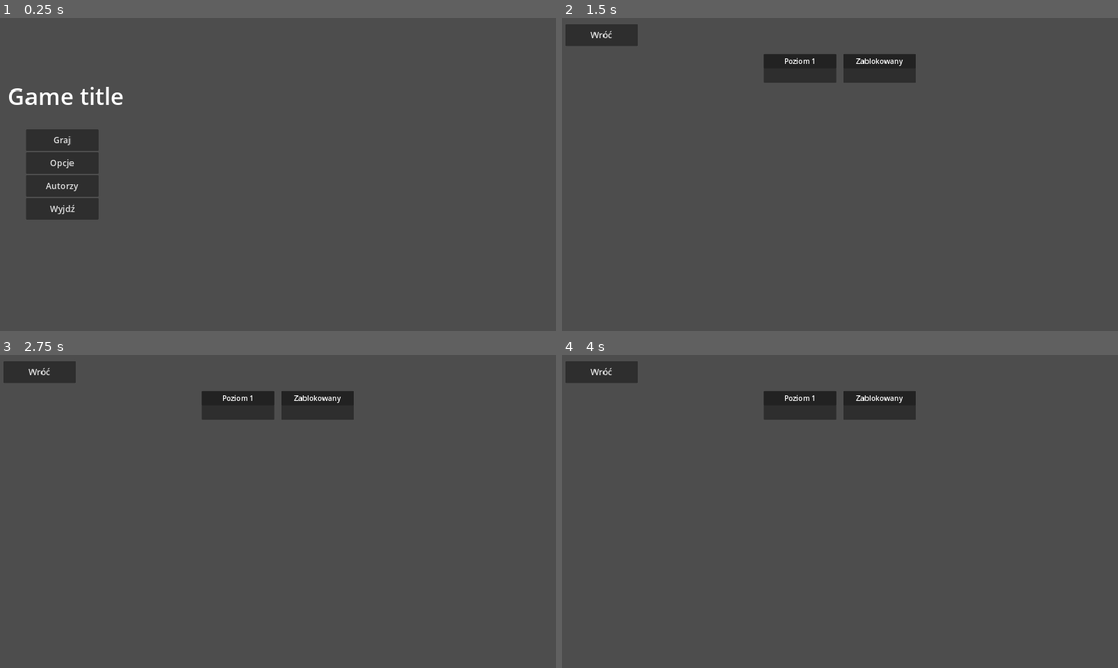
Above: before the commit, frames 1-4 (two rows, left to right).
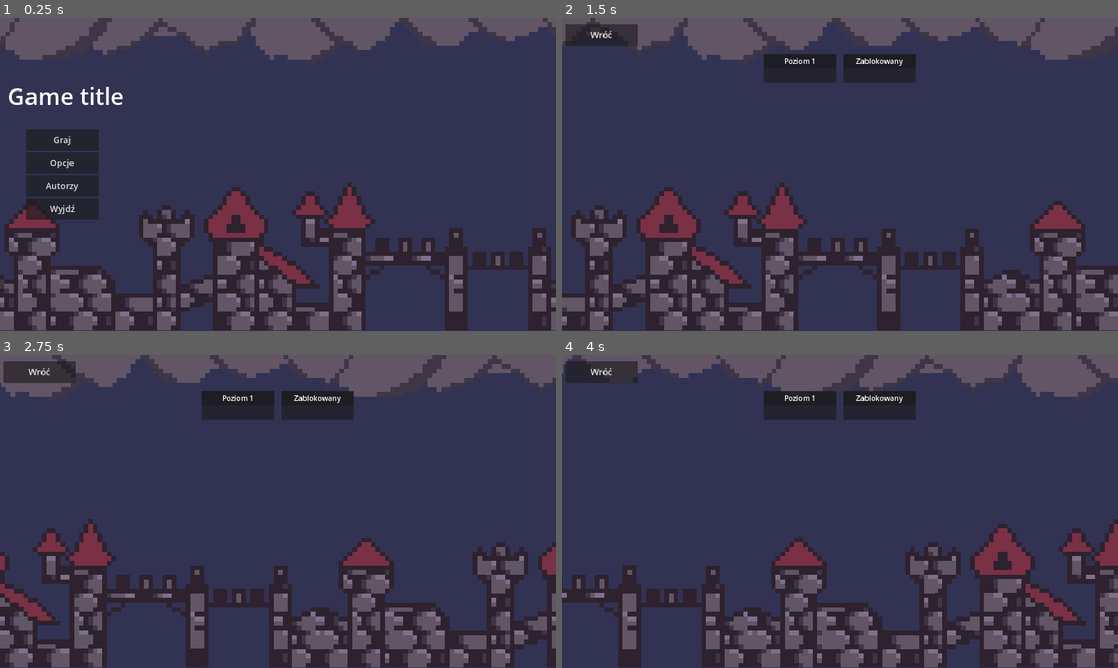
Above: after the commit, the same moments.

Repository: lolo111channel/GodocikJam
Game: Godot game, scene res://Levels/main_menu.tscn
Two runs of this game, one before a commit and one after it. Both use one fixed random seed, a clock stepped at 60 frames per second and the inputs below. The engine's default icon, where the game draws it, is replaced by a stand-in: a white triangle on a blue panel in a dark square.
Inputs (mouse positions are in pixels of both pictures, inside the frame that each line leads up to):
- Up to frame 1 (0.25 s): no input
- Up to frame 2 (1.5 s): click "Graj" at 0.5 s; move the mouse to (962, 158) at 1.27 s; click (962, 158) at 1.35 s
- Up to frame 3 (2.75 s): move the mouse to (166, 527) at 2.02 s; hold Down (ui_down) from 2.03 s (still down); click (166, 527) at 2.1 s
- Up to frame 4 (4 s): move the mouse to (895, 442) at 2.77 s; release Down (ui_down) at 2.78 s; click (895, 442) at 2.85 s; move the mouse to (812, 574) at 3.52 s; click (812, 574) at 3.6 s

The runs differ from the first frame. In frame 1, 79% of the frame differs, in the area x 0-100%, y 1-100%; in frame 2, 81%; in frame 3, 81%; in frame 4, 81%.

Commit message:
background and level 1

Diff:
--- a/Levels/level_1.tscn
+++ b/Levels/level_1.tscn
@@ -1,5 +1,6 @@
-[gd_scene load_steps=9 format=3 uid="uid://ba7uom1cv6ikp"]
+[gd_scene load_steps=13 format=3 uid="uid://ba7uom1cv6ikp"]
 
+[ext_resource type="Texture2D" uid="uid://edcyd53huhkk" path="res://Graphics/WallAtlas.png" id="1_hbo0p"]
 [ext_resource type="PackedScene" uid="uid://d0oscsv4gu6c3" path="res://Scripts/UI/GameOver/game_over.tscn" id="1_k522p"]
 [ext_resource type="PackedScene" uid="uid://d3tu0eht833vc" path="res://Scripts/UI/Win/win.tscn" id="2_l6tgx"]
 [ext_resource type="PackedScene" uid="uid://dawl00g8smvqm" path="res://Scripts/Player/player.tscn" id="3_1dhmq"]
@@ -8,10 +9,41 @@
 [ext_resource type="Texture2D" uid="uid://7bdr268v62ct" path="res://Graphics/MirrorMiddle.png" id="5_ffa4p"]
 [ext_resource type="Texture2D" uid="uid://cyicbxab7swa3" path="res://Graphics/MirrorBottom.png" id="6_15oo8"]
 
+[sub_resource type="TileSetAtlasSource" id="TileSetAtlasSource_eqy8o"]
+texture = ExtResource("1_hbo0p")
+0:0/0 = 0
+1:0/0 = 0
+2:0/0 = 0
+4:0/0 = 0
+0:1/0 = 0
+1:1/0 = 0
+2:1/0 = 0
+4:1/0 = 0
+0:2/0 = 0
+1:2/0 = 0
+2:2/0 = 0
+4:2/0 = 0
+0:4/0 = 0
+1:4/0 = 0
+2:4/0 = 0
+4:4/0 = 0
+
+[sub_resource type="TileSet" id="TileSet_d080w"]
+sources/0 = SubResource("TileSetAtlasSource_eqy8o")
+
 [sub_resource type="RectangleShape2D" id="RectangleShape2D_gyssb"]
 size = Vector2(19, 631)
 
+[sub_resource type="RectangleShape2D" id="RectangleShape2D_k2m5g"]
+size = Vector2(1534, 397)
+
 [node name="Level1" type="Node2D"]
+
+[node name="TileMap" type="TileMap" parent="."]
+scale = Vector2(8, 8)
+tile_set = SubResource("TileSet_d080w")
+format = 2
+layer_0/tile_data = PackedInt32Array(65548, 131072, 0, 131084, 262144, 1, 196620, 262144, 1, 262156, 262144, 1, 327692, 262144, 1, 393228, 262144, 1, 458764, 131072, 2, 458763, 65536, 4, 458762, 65536, 4, 458761, 65536, 4, 458760, 65536, 4, 458759, 65536, 4, 458758, 65536, 4, 458757, 65536, 4, 458756, 65536, 4, 458755, 65536, 4, 458754, 65536, 4, 458753, 0, 2, 393217, 262144, 1, 327681, 262144, 1, 262145, 262144, 1, 196609, 262144, 1, 131073, 262144, 1, 65537, 0, 0, 65538, 65536, 4, 65539, 65536, 4, 65540, 65536, 4, 65541, 65536, 4, 65542, 65536, 4, 65543, 65536, 4, 65544, 65536, 4, 65545, 65536, 4, 65546, 65536, 4, 65547, 65536, 4)
 
 [node name="CanvasLayer" type="CanvasLayer" parent="." groups=["UI"]]
 
@@ -22,9 +54,10 @@
 visible = false
 
 [node name="Player" parent="." instance=ExtResource("3_1dhmq")]
-position = Vector2(328, 395)
+position = Vector2(371, 494)
 
 [node name="BounceWall" type="StaticBody2D" parent="." groups=["BounceWall"]]
+visible = false
 position = Vector2(1859, 303)
 
 [node name="Sprite2D" type="Sprite2D" parent="BounceWall"]
@@ -57,4 +90,27 @@
 shape = SubResource("RectangleShape2D_gyssb")
 
 [node name="Enemy" parent="." instance=ExtResource("4_cr3hb")]
-position = Vector2(1309, 245)
+position = Vector2(1321, 545)
+
+[node name="Camera2D" type="Camera2D" parent="."]
+position = Vector2(875, 545)
+
+[node name="Wall" type="StaticBody2D" parent="." groups=["None"]]
+
+[node name="CollisionShape2D" type="CollisionShape2D" parent="Wall"]
+position = Vector2(892, 1098)
+shape = SubResource("RectangleShape2D_k2m5g")
+
+[node name="CollisionShape2D2" type="CollisionShape2D" parent="Wall"]
+position = Vector2(904, 57)
+shape = SubResource("RectangleShape2D_k2m5g")
+
+[node name="CollisionShape2D3" type="CollisionShape2D" parent="Wall"]
+position = Vector2(53, 336)
+rotation = 1.57079
+shape = SubResource("RectangleShape2D_k2m5g")
+
+[node name="CollisionShape2D4" type="CollisionShape2D" parent="Wall"]
+position = Vector2(1741, 372)
+rotation = 1.57079
+shape = SubResource("RectangleShape2D_k2m5g")
--- a/Levels/main_menu.tscn
+++ b/Levels/main_menu.tscn
@@ -1,10 +1,112 @@
-[gd_scene load_steps=4 format=3 uid="uid://drs0xtmvvh08m"]
+[gd_scene load_steps=11 format=3 uid="uid://drs0xtmvvh08m"]
 
 [ext_resource type="Script" path="res://Scripts/UI/MainMenu/MainMenu.gd" id="1_s8s0s"]
+[ext_resource type="Texture2D" uid="uid://ornkt6vqwcot" path="res://Graphics/MenuBackgroundBuildings.png" id="1_xbn36"]
 [ext_resource type="Script" path="res://Scripts/UI/LevelsSelector/LevelsSelector.gd" id="2_72fx4"]
+[ext_resource type="Texture2D" uid="uid://cc5xn7csq4ysd" path="res://Graphics/MenuBackgroundClouds.png" id="2_hv64b"]
 [ext_resource type="PackedScene" uid="uid://bk3ds2jqfeeci" path="res://Scripts/UI/LevelsSelector/level_button.tscn" id="3_0id4f"]
+[ext_resource type="Script" path="res://Scripts/MainMenuCamera.gd" id="6_8r0v4"]
+
+[sub_resource type="StyleBoxFlat" id="StyleBoxFlat_yujl3"]
+bg_color = Color(0.196078, 0.2, 0.32549, 1)
+
+[sub_resource type="Animation" id="Animation_lerij"]
+resource_name = "new_animation"
+length = 24.0
+loop_mode = 1
+tracks/0/type = "value"
+tracks/0/imported = false
+tracks/0/enabled = true
+tracks/0/path = NodePath("MainMenuCamera:position")
+tracks/0/interp = 1
+tracks/0/loop_wrap = true
+tracks/0/keys = {
+"times": PackedFloat32Array(0, 12, 24),
+"transitions": PackedFloat32Array(1, 1, 1),
+"update": 0,
+"values": [Vector2(-1195, 541), Vector2(3100, 541), Vector2(-1195, 541)]
+}
+
+[sub_resource type="Animation" id="Animation_5i2c2"]
+length = 0.001
+tracks/0/type = "value"
+tracks/0/imported = false
+tracks/0/enabled = true
+tracks/0/path = NodePath("MainMenuCamera:position")
+tracks/0/interp = 1
+tracks/0/loop_wrap = true
+tracks/0/keys = {
+"times": PackedFloat32Array(0),
+"transitions": PackedFloat32Array(1),
+"update": 0,
+"values": [Vector2(960, 540)]
+}
+
+[sub_resource type="AnimationLibrary" id="AnimationLibrary_c8iup"]
+_data = {
+"RESET": SubResource("Animation_5i2c2"),
+"new_animation": SubResource("Animation_lerij")
+}
 
 [node name="MainMenu" type="Node2D"]
+
+[node name="Panel" type="Panel" parent="."]
+custom_minimum_size = Vector2(5000, 5000)
+offset_left = -6898.0
+offset_top = -1911.0
+offset_right = 8150.0
+offset_bottom = 3089.0
+theme_override_styles/panel = SubResource("StyleBoxFlat_yujl3")
+
+[node name="Sprite2D" type="Sprite2D" parent="."]
+position = Vector2(952, 823)
+scale = Vector2(16, 16)
+texture = ExtResource("1_xbn36")
+
+[node name="Sprite2D3" type="Sprite2D" parent="."]
+position = Vector2(-1096, 823)
+scale = Vector2(16, 16)
+texture = ExtResource("1_xbn36")
+
+[node name="Sprite2D9" type="Sprite2D" parent="."]
+position = Vector2(-3144, 823)
+scale = Vector2(16, 16)
+texture = ExtResource("1_xbn36")
+
+[node name="Sprite2D4" type="Sprite2D" parent="."]
+position = Vector2(3000, 823)
+scale = Vector2(16, 16)
+texture = ExtResource("1_xbn36")
+
+[node name="Sprite2D7" type="Sprite2D" parent="."]
+position = Vector2(5047, 823)
+scale = Vector2(16, 16)
+texture = ExtResource("1_xbn36")
+
+[node name="Sprite2D2" type="Sprite2D" parent="."]
+position = Vector2(971, 256)
+scale = Vector2(16, 16)
+texture = ExtResource("2_hv64b")
+
+[node name="Sprite2D5" type="Sprite2D" parent="."]
+position = Vector2(-1077, 256)
+scale = Vector2(16, 16)
+texture = ExtResource("2_hv64b")
+
+[node name="Sprite2D10" type="Sprite2D" parent="."]
+position = Vector2(-3125, 256)
+scale = Vector2(16, 16)
+texture = ExtResource("2_hv64b")
+
+[node name="Sprite2D6" type="Sprite2D" parent="."]
+position = Vector2(3019, 256)
+scale = Vector2(16, 16)
+texture = ExtResource("2_hv64b")
+
+[node name="Sprite2D8" type="Sprite2D" parent="."]
+position = Vector2(5067, 256)
+scale = Vector2(16, 16)
+texture = ExtResource("2_hv64b")
 
 [node name="CanvasLayer" type="CanvasLayer" parent="."]
 
@@ -123,6 +225,15 @@
 level_name = "Poziom 2"
 is_unlock = false
 
+[node name="MainMenuCamera" type="Camera2D" parent="."]
+position = Vector2(960, 540)
+script = ExtResource("6_8r0v4")
+
+[node name="AnimationPlayer" type="AnimationPlayer" parent="."]
+libraries = {
+"": SubResource("AnimationLibrary_c8iup")
+}
+
 [connection signal="pressed" from="CanvasLayer/MainMenu/Buttons/Grid/Play" to="CanvasLayer/MainMenu" method="_on_play_pressed"]
 [connection signal="pressed" from="CanvasLayer/MainMenu/Buttons/Grid/Options" to="CanvasLayer/MainMenu" method="_on_options_pressed"]
 [connection signal="pressed" from="CanvasLayer/MainMenu/Buttons/Grid/Credits" to="CanvasLayer/MainMenu" method="_on_credits_pressed"]
--- /dev/null
+++ b/Scripts/MainMenuCamera.gd
@@ -0,0 +1,8 @@
+extends Camera2D
+
+
+func _ready() -> void:
+
+	get_parent().get_node("AnimationPlayer").play("new_animation")
+
+	pass
--- a/Scripts/Player/player.gd
+++ b/Scripts/Player/player.gd
@@ -31,38 +31,39 @@
 
 	win()
 
-	if ammo <= 0:
-		game_over()
+	if !is_win:
+		if ammo <= 0:
+			game_over()
 
-	if Input.is_action_just_pressed("reset"):
-		get_tree().reload_current_scene()
+		if Input.is_action_just_pressed("reset"):
+			get_tree().reload_current_scene()
 
-	if Input.is_action_just_pressed("esc"):
-		get_tree().change_scene_to_file("res://Levels/main_menu.tscn")
+		if Input.is_action_just_pressed("esc"):
+			get_tree().change_scene_to_file("res://Levels/main_menu.tscn")
 
-	if Input.is_action_just_pressed("shoot") and ammo > 0 and !is_win and !is_start_shooting:
-		$Sprite2D.play("attack")
-		is_start_shooting = true
+		if Input.is_action_just_pressed("shoot") and ammo > 0 and !is_win and !is_start_shooting:
+			$Sprite2D.play("attack")
+			is_start_shooting = true
 
-		current_pos = get_global_mouse_position()
+			current_pos = get_global_mouse_position()
 
 
-	if is_start_shooting and $Sprite2D.frame == 5 and !a:
-		var bullet : RigidBody2D = bullet_scene.instantiate()
-		bullet.global_position = bullet_spawn.global_position
-		bullet.linear_velocity = bullet_spawn.global_position.direction_to(current_pos) * 1400
+		if is_start_shooting and $Sprite2D.frame == 5 and !a:
+			var bullet : RigidBody2D = bullet_scene.instantiate()
+			bullet.global_position = bullet_spawn.global_position
+			bullet.linear_velocity = bullet_spawn.global_position.direction_to(current_pos) * 1400
 
-		get_parent().add_child(bullet)
-		remove_ammo()
-		add_line_2d(bullet)
+			get_parent().add_child(bullet)
+			remove_ammo()
+			add_line_2d(bullet)
 
-		a = true
+			a = true
 
-	if $Sprite2D.frame >= 9 and is_start_shooting:
-		is_start_shooting = false
-		$Sprite2D.play("default")
+		if $Sprite2D.frame >= 9 and is_start_shooting:
+			is_start_shooting = false
+			$Sprite2D.play("default")
 
-		a = false
+			a = false
 
 
 func remove_ammo() -> void:
--- a/Scripts/Portals/portal_1.tscn
+++ b/Scripts/Portals/portal_1.tscn
@@ -32,7 +32,7 @@
 [node name="AnimatedSprite2D" type="AnimatedSprite2D" parent="."]
 scale = Vector2(8, 8)
 sprite_frames = SubResource("SpriteFrames_8ek8g")
-frame_progress = 0.944546
+frame_progress = 0.899004
 
 [node name="CollisionShape2D" type="CollisionShape2D" parent="."]
 position = Vector2(41.75, -0.5)
--- a/project.godot
+++ b/project.godot
@@ -50,3 +50,4 @@
 textures/canvas_textures/default_texture_filter=0
 renderer/rendering_method="gl_compatibility"
 renderer/rendering_method.mobile="gl_compatibility"
+environment/defaults/default_clear_color=Color(0, 0, 0, 1)
Not shown, added: Graphics/MenuBackgroundBuildings.png.import
Not shown, added: Graphics/MenuBackgroundClouds.png.import
Not shown, added: Graphics/MenuBackgroundRain.png.import
Not shown, added: Graphics/WallAtlas.png.import
